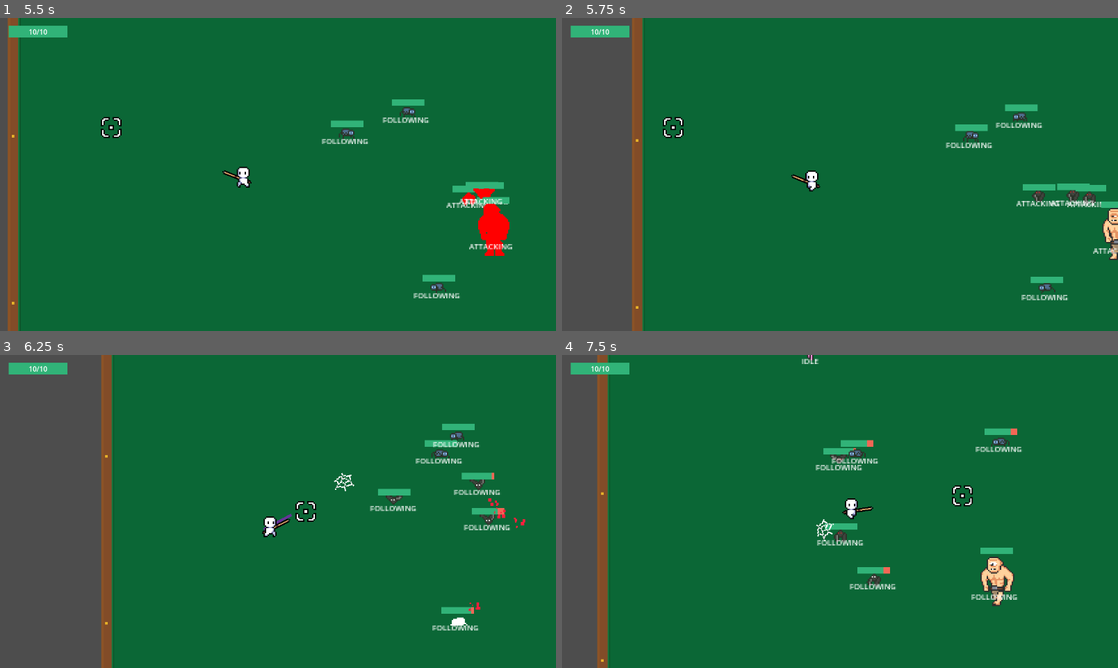
Above: before the commit, frames 1-4 (two rows, left to right).
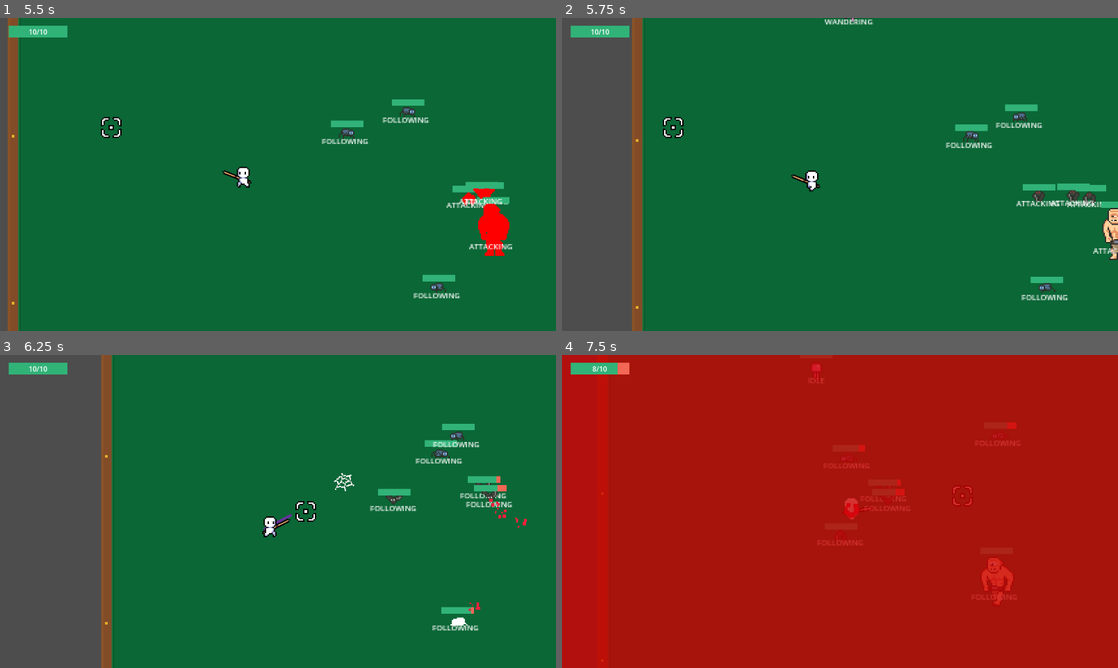
Above: after the commit, the same moments.

Repository: jelmersnippe/punching-game
Game: Godot game, scene res://tile_map_test.tscn
The game is run twice, just before and just after one commit, with the same random seed, the same clock (stepped at 60 frames per second) and the same inputs.
Inputs (mouse positions are in pixels of both pictures, inside the frame that each line leads up to):
- Up to frame 1 (5.5 s): click "START" at 0.5 s; tap Enter at 1.25 s; move the mouse to (400, 158) at 1.27 s; press the mouse at (400, 158) at 1.28 s; hold D (move_right) 1.28-2.03 s; move the mouse to (166, 190) at 2.02 s; release the mouse at (166, 190) at 2.03 s; hold S (move_down) 2.03-2.78 s; click (166, 190) at 2.1 s; move the mouse to (333, 105) at 2.77 s; press the mouse at (333, 105) at 2.78 s; hold D (move_right) 2.78-3.53 s; move the mouse to (250, 237) at 3.52 s; release the mouse at (250, 237) at 3.53 s; hold W (move_up) 3.53-4.28 s; click (250, 237) at 3.6 s; move the mouse to (444, 221) at 4.27 s; press the mouse at (444, 221) at 4.28 s; hold A (move_left) from 4.28 s (still down); move the mouse to (111, 127) at 5.02 s; release the mouse at (111, 127) at 5.03 s; click (111, 127) at 5.1 s
- Up to frame 2 (5.75 s): keep holding A (move_left)
- Up to frame 3 (6.25 s): move the mouse to (305, 511) at 5.77 s; release A (move_left) at 5.78 s; press the mouse at (305, 511) at 5.78 s; hold S (move_down) from 5.78 s (still down)
- Up to frame 4 (7.5 s): move the mouse to (756, 433) at 6.52 s; release S (move_down) at 6.53 s; release the mouse at (756, 433) at 6.53 s; hold D (move_right) 6.53-7.28 s; click (756, 433) at 6.6 s; move the mouse to (962, 495) at 7.27 s; press the mouse at (962, 495) at 7.28 s; hold W (move_up) from 7.28 s (still down)

Frame 1 is identical in both runs. In frame 2, 0.1% of the frame differs, in the area x 47-56%, y 0-3%; in frame 3, 0.9%; in frame 4, 100%, in the area x 0-100%, y 0-100%.

Commit message:
Tweak values and fix charge/shockwave attacks so they dont go through when cancelled

Diff:
--- a/attacks/charge_attack.gd
+++ b/attacks/charge_attack.gd
@@ -41,5 +41,8 @@
 		flash_timer.timeout.connect(_flash)
 
 func _charge(target: Node2D):
+	if not attacking:
+		return
+
 	var direction = global_position.direction_to(target.global_position)
 	velocity_component.velocity = direction * speed
--- a/attacks/shockwave_attack.gd
+++ b/attacks/shockwave_attack.gd
@@ -52,6 +52,9 @@
 		flash_timer.timeout.connect(_flash)
 
 func _shockwave():
+	if not attacking:
+		return
+
 	$SoundPlayer.play_sound(stomp_sound, 0)
 	$ShockwaveParticles.emitting = true
 	set_collision_disabled(false)
--- a/enemy.gd
+++ b/enemy.gd
@@ -23,6 +23,8 @@
 
 var current_state: State = State.WANDERING:
 	set(value):
+		if current_state == State.DEAD:
+			return
 		current_state = value
 		$Label.text = State.keys()[value]
 
@@ -68,9 +70,12 @@
 func _die():
 	if current_state == State.DEAD:
 		return
+
 	current_state = State.DEAD
 	particle_player.play_particle(death_particles, global_position)
 	$Sprite.play("Death")
+	if attack != null:
+		attack.cancel()
 
 	$Sprite.animation_finished.connect(queue_free)
 
--- a/enemy/big.tscn
+++ b/enemy/big.tscn
@@ -489,6 +489,7 @@
 [node name="HitboxComponent" type="Area2D" parent="."]
 collision_layer = 8
 script = ExtResource("6_b8dje")
+contact_damage = 4
 
 [node name="CollisionShape2D" type="CollisionShape2D" parent="HitboxComponent"]
 position = Vector2(-1.25, 4)
@@ -513,6 +514,7 @@
 
 [node name="HealthComponent" type="Node" parent="."]
 script = ExtResource("9_mqywo")
+starting_health = 30
 
 [node name="KnockableComponent" type="Area2D" parent="." node_paths=PackedStringArray("velocity_component")]
 collision_layer = 8
--- a/enemy/charger.tscn
+++ b/enemy/charger.tscn
@@ -287,6 +287,7 @@
 [node name="HitboxComponent" type="Area2D" parent="."]
 collision_layer = 8
 script = ExtResource("6_36k1e")
+contact_damage = 2
 
 [node name="CollisionShape2D" type="CollisionShape2D" parent="HitboxComponent"]
 position = Vector2(0, -2)
@@ -311,11 +312,13 @@
 
 [node name="HealthComponent" type="Node" parent="."]
 script = ExtResource("9_uqrl4")
+starting_health = 15
 
 [node name="KnockableComponent" type="Area2D" parent="." node_paths=PackedStringArray("velocity_component")]
 collision_layer = 8
 script = ExtResource("10_dqoul")
 velocity_component = NodePath("../VelocityComponent")
+mass = 1.2
 
 [node name="CollisionShape2D" type="CollisionShape2D" parent="KnockableComponent"]
 position = Vector2(-0.5, -3.5)
--- a/enemy/fodder.tscn
+++ b/enemy/fodder.tscn
@@ -216,7 +216,7 @@
 sound_player = NodePath("SoundPlayer")
 hit_sound = ExtResource("2_715iw")
 speed = 30
-wander_range = Vector2(40, 40)
+wander_range = Vector2(100, 100)
 detection_range = 0.0
 wander_idle_time_min = 2.5
 wander_idle_time_max = 5.0
@@ -318,13 +318,12 @@
 
 [node name="HealthComponent" type="Node" parent="."]
 script = ExtResource("9_s8he7")
-starting_health = 30
 
 [node name="KnockableComponent" type="Area2D" parent="." node_paths=PackedStringArray("velocity_component")]
 collision_layer = 8
 script = ExtResource("10_ssp2j")
 velocity_component = NodePath("../VelocityComponent")
-mass = 1.5
+mass = 0.7
 
 [node name="CollisionShape2D" type="CollisionShape2D" parent="KnockableComponent"]
 position = Vector2(0.5, 1.5)
--- a/game_manager.gd
+++ b/game_manager.gd
@@ -12,13 +12,19 @@
 @export var spawn_container: Node
 @export var enemy_spawn_count: int = 10
 
+var remaining_enemies = 0
+
 var center_tile: Vector2
+var top_left_tile: Vector2
+var bottom_right_tile: Vector2
 
 func _ready():
 	var tiles = tile_map.get_used_cells(0)
 	var x_positions = tiles.map(func(x): return x.x)
 	var y_positions = tiles.map(func(x): return x.y)
 	center_tile = Vector2(round(x_positions.max() / 2), round(y_positions.max() / 2))
+	top_left_tile = Vector2(x_positions.min(), y_positions.min())
+	bottom_right_tile = Vector2(x_positions.max(), y_positions.max())
 
 func _spawn_enemies():
 	var enemy_spawns: Array[Vector2i] = []
@@ -27,7 +33,7 @@
 
 	while len(enemy_spawns) < enemy_spawn_count:
 		var pos = tiles.pick_random()
-		if pos in enemy_spawns or Vector2(pos).distance_to(center_tile) < 5:
+		if pos in enemy_spawns or Vector2(pos).distance_to(center_tile) < 5 or pos.x == top_left_tile.x or pos.x == bottom_right_tile.x or pos.y == top_left_tile.y or pos.y == bottom_right_tile.y:
 			continue
 
 		enemy_spawns.append(pos)
@@ -45,7 +51,11 @@
 			new = big_scene.instantiate() as Enemy
 
 		new.position = pos * $TileMap.rendering_quadrant_size
+		new.health_component.died.connect(_reduce_remaining_enemies)
 		spawn_container.add_child.call_deferred(new)
+		remaining_enemies += 1
+
+	print("spawn: " + str(remaining_enemies))
 
 func _on_ui_start_game_requested():
 	for child in spawn_container.get_children():
@@ -58,3 +68,10 @@
 	player_spawned.emit(player)
 
 	_spawn_enemies()
+
+func _reduce_remaining_enemies():
+	remaining_enemies -= 1
+	print("reduce: " + str(remaining_enemies))
+
+	if remaining_enemies <= 0:
+		_spawn_enemies()
--- a/player.gd
+++ b/player.gd
@@ -157,9 +157,13 @@
 
 func _ready():
 	default_cue_position = $RotationPoint/Cue.position
-	health_component.died.connect(func(): particle_player.play_particle(death_particles, global_position))
+	health_component.died.connect(_die)
 	hurtbox_component.hit_from.connect(func(direction): particle_player.play_particle(death_particles, global_position, -direction))
 	hurtbox_component.hit_from.connect(func(direction): sound_player.play_sound(hit_sound, 0))
+
+func _die():
+	particle_player.play_particle(death_particles, global_position)
+	queue_free()
 
 func _cancel_charge():
 	remaining_charge_cooldown = charge_cooldown
